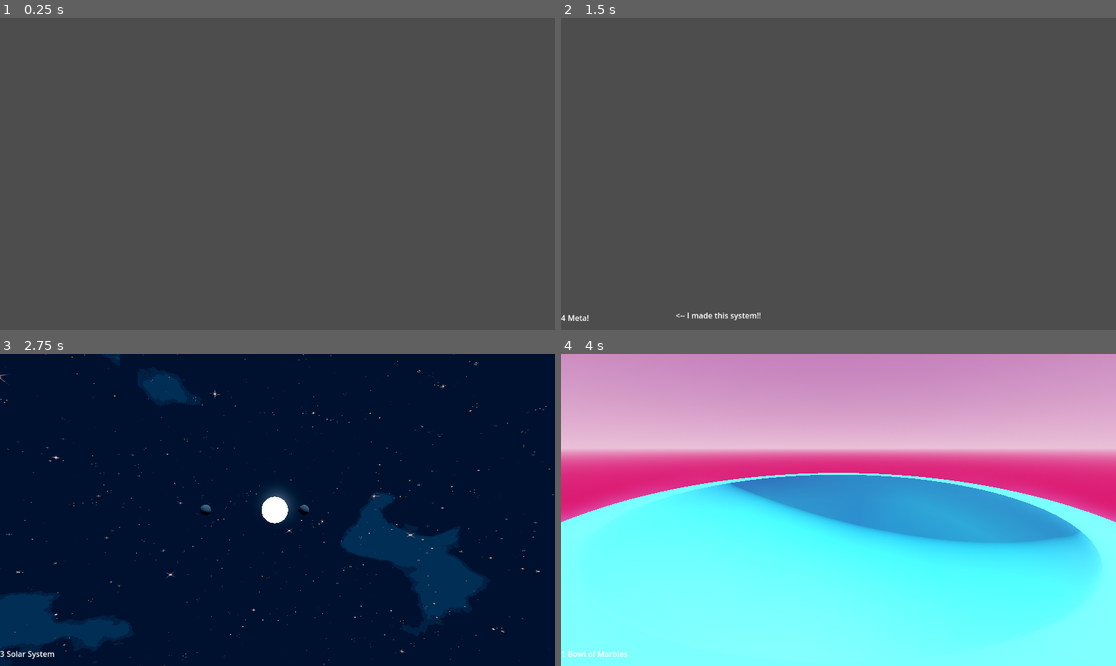
Above: before the commit, frames 1-4 (two rows, left to right).
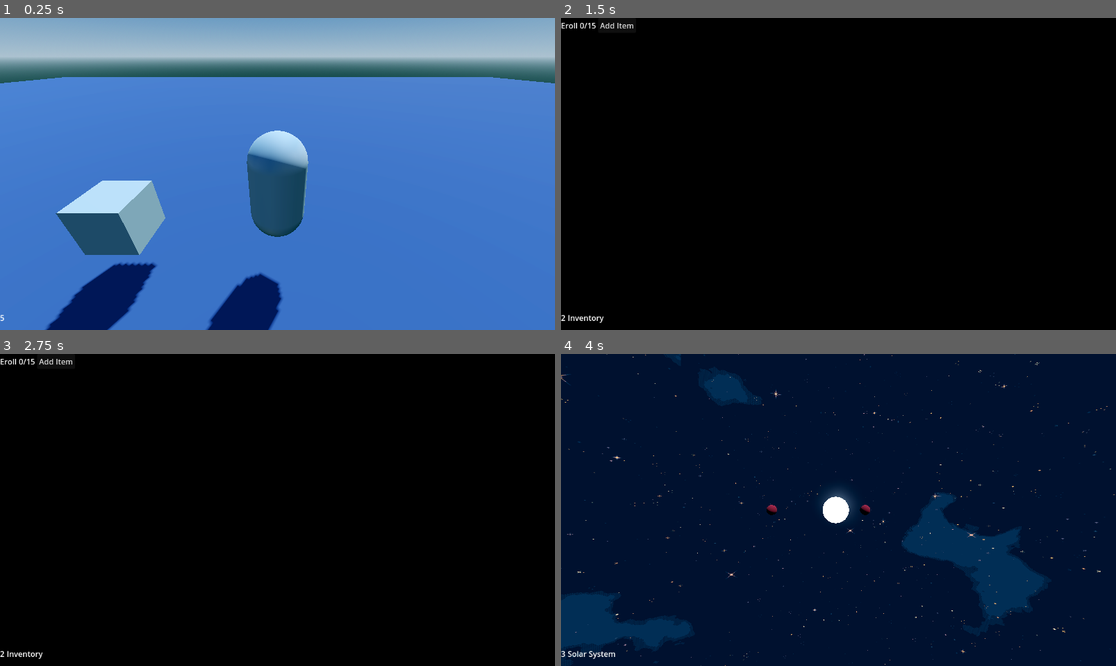
Above: after the commit, the same moments.

Repository: bezark/Daily-Scenes
Game: Godot game, scene res://4/MAIN.tscn
Two runs of this game, one before a commit and one after it. Both use one fixed random seed, a clock stepped at 60 frames per second and the inputs below.
Inputs:
- Up to frame 1 (0.25 s): no input
- Up to frame 2 (1.5 s): tap Enter (ui_accept) at 0.5 s; hold D (right, bound only after the commit) 0.53-1.28 s; hold Enter (ui_accept) 0.53-1.28 s; tap Space (jump, bound only after the commit) at 0.77, 1.07 s; tap Tab (Tab, bound only after the commit) at 0.8, 1.35 s; hold S (back, bound only after the commit) from 1.28 s (still down)
- Up to frame 3 (2.75 s): tap Space (jump, bound only after the commit) at 1.52, 1.82, 2.3 s; tap Shift (sprint, bound only after the commit) at 1.55 s; release S (back, bound only after the commit) at 2.03 s; hold D (right, bound only after the commit) from 2.03 s (still down); hold Shift (sprint, bound only after the commit) from 2.03 s (still down)
- Up to frame 4 (4 s): release D (right, bound only after the commit) at 2.78 s; release Shift (sprint, bound only after the commit) at 2.78 s; hold W (forward, bound only after the commit) 2.78-3.53 s; tap Space (jump, bound only after the commit) at 2.85, 3.02, 3.32, 3.77 s; tap Enter (ui_accept) at 3.05 s; hold A (left, bound only after the commit) from 3.53 s (still down); hold Enter (ui_accept) from 3.53 s (still down); tap Tab (Tab, bound only after the commit) at 3.8 s

The runs differ from the first frame. In frame 1, 100% of the frame differs, in the area x 0-100%, y 0-100%; in frame 2, 100%; in frame 3, 100%; in frame 4, 100%.

Commit message:
5 - sprint

Diff:
--- a/1/1-meta.tres
+++ b/1/1-meta.tres
@@ -5,8 +5,8 @@
 
 [resource]
 script = ExtResource("1_b8ke6")
+number = 1
 title = "Bowl of Marbles"
 scene = ExtResource("1_6rpos")
 description = ""
-number = 1
-scrore = 0
+scrore = 6
--- a/2/2.tres
+++ b/2/2.tres
@@ -5,8 +5,8 @@
 
 [resource]
 script = ExtResource("1_ors4a")
+number = 2
 title = "Inventory"
 scene = ExtResource("1_8vpr5")
 description = ""
-number = 2
-scrore = 0
+scrore = 7
--- a/3/3.tres
+++ b/3/3.tres
@@ -5,8 +5,8 @@
 
 [resource]
 script = ExtResource("1_k4rc7")
+number = 3
 title = "Solar System"
 scene = ExtResource("1_a5c6e")
 description = ""
-number = 3
-scrore = 0
+scrore = 4
--- /dev/null
+++ b/4/100_Days_metadata.gd
@@ -0,0 +1,6 @@
+extends Resource
+
+class_name AllScenesMetadata
+
+@export var current_scene = 0
+@export var Scenes : Array[SceneMetadata] = []
--- a/4/4.tres
+++ b/4/4.tres
@@ -5,8 +5,8 @@
 
 [resource]
 script = ExtResource("1_sl3cl")
+number = 4
 title = "Meta!"
 scene = ExtResource("1_f8jyo")
 description = ""
-number = 4
-scrore = 0
+scrore = 7
--- a/4/MAIN.gd
+++ b/4/MAIN.gd
@@ -1,46 +1,27 @@
 extends Node
 
-@export var scene_resources : Array[SceneMetadata] = []
-@export var current_scene = 1
+@export var scene_resources : AllScenesMetadata
 # Called when the node enters the scene tree for the first time.
 
 @onready var title = $Chiron/Title
 @onready var number = $Chiron/Number
 
 func _ready():
-	print(scene_resources)
-	print(scene_resources.size())
-	#var root = DirAccess.open("res://")
-	#
-	#root.list_dir_begin()
-#
-	#while true:
-			#var file = root.get_next()
-			#if file == "":
-				#break
-			#if root.current_is_dir():
-				#print('folder')
-				#
-			#elif file.ends_with("tres"):
-				##file = file.get_basename()
-				#scene_resources.append(file)
-	#print(scene_resources)
-##
-## Called every frame. 'delta' is the elapsed time since the previous frame.
-#func _process(delta):
-	#pass
+	advance_scene()
 
 func _unhandled_input(event):
-	if event.is_action_pressed("ui_accept"):
-		if current_scene>scene_resources.size()-1:
-			current_scene = 0
-		print(scene_resources[current_scene-1])
-		var next_scene = scene_resources[current_scene-1]
-		current_scene += 1
+	if event.is_action_pressed("Tab"):
+		advance_scene()
 
-		for child in $Scene.get_children():
-			child.queue_free()
-		var loaded_scene = next_scene.scene.instantiate()
-		$Scene.add_child(loaded_scene)
-		title.text = next_scene.title
-		number.text = str(next_scene.number)
+func advance_scene():
+	if scene_resources.current_scene>scene_resources.Scenes.size()-1:
+		scene_resources.current_scene = 0
+	var next_scene = scene_resources.Scenes[scene_resources.current_scene-1]
+	scene_resources.current_scene += 1
+
+	for child in $Scene.get_children():
+		child.queue_free()
+	var loaded_scene = next_scene.scene.instantiate()
+	$Scene.add_child(loaded_scene)
+	title.text = next_scene.title
+	number.text = str(next_scene.number)
--- a/4/MAIN.tscn
+++ b/4/MAIN.tscn
@@ -1,14 +1,11 @@
-[gd_scene load_steps=6 format=3 uid="uid://dcq386bmql0bu"]
+[gd_scene load_steps=3 format=3 uid="uid://dcq386bmql0bu"]
 
 [ext_resource type="Script" path="res://4/MAIN.gd" id="1_0adqr"]
-[ext_resource type="Resource" uid="uid://g85o4651lewi" path="res://1/1-meta.tres" id="2_3lgyi"]
-[ext_resource type="Resource" uid="uid://dex87ipgb3s28" path="res://2/2.tres" id="3_r0r7l"]
-[ext_resource type="Resource" uid="uid://dcliuicahylpb" path="res://3/3.tres" id="4_d4a6u"]
-[ext_resource type="Resource" uid="uid://dt0yf65wc31p1" path="res://4/4.tres" id="5_18c04"]
+[ext_resource type="Resource" uid="uid://dqu2c5077tjrd" path="res://Metadata.tres" id="2_ufl6e"]
 
 [node name="Main" type="Node"]
 script = ExtResource("1_0adqr")
-scene_resources = Array[Resource("res://4/scene_metadata.gd")]([ExtResource("2_3lgyi"), ExtResource("3_r0r7l"), ExtResource("4_d4a6u"), ExtResource("5_18c04")])
+scene_resources = ExtResource("2_ufl6e")
 
 [node name="Scene" type="Node" parent="."]
 
--- a/4/scene_metadata.gd
+++ b/4/scene_metadata.gd
@@ -3,8 +3,8 @@
 
 
 
+@export var number : int
 @export var title : String
 @export var scene : PackedScene
 @export var description : String
-@export var number : int
 @export var scrore : int
--- /dev/null
+++ b/5/DemoLevel.tscn
@@ -0,0 +1,55 @@
+[gd_scene load_steps=6 format=3 uid="uid://cy6pxlmgv2yii"]
+
+[ext_resource type="PackedScene" uid="uid://dbg241kfhtssm" path="res://5/player.tscn" id="1_pvpv8"]
+
+[sub_resource type="ProceduralSkyMaterial" id="ProceduralSkyMaterial_j8hi2"]
+sky_top_color = Color(0.0705882, 0.290196, 0.54902, 1)
+sky_horizon_color = Color(0.534314, 0.62549, 0.689216, 1)
+ground_bottom_color = Color(0.0666667, 0.211765, 0.207843, 1)
+ground_horizon_color = Color(0.534314, 0.62549, 0.689216, 1)
+
+[sub_resource type="Sky" id="Sky_i4j2x"]
+sky_material = SubResource("ProceduralSkyMaterial_j8hi2")
+
+[sub_resource type="Environment" id="Environment_5og4x"]
+background_mode = 2
+sky = SubResource("Sky_i4j2x")
+tonemap_mode = 2
+glow_enabled = true
+
+[sub_resource type="StandardMaterial3D" id="StandardMaterial3D_w23w4"]
+albedo_color = Color(0.172549, 0.25098, 0.384314, 1)
+
+[node name="DemoLevel" type="Node3D"]
+
+[node name="DirectionalLight3D" type="DirectionalLight3D" parent="."]
+transform = Transform3D(-0.866023, -0.433016, 0.250001, 0, 0.499998, 0.866027, -0.500003, 0.749999, -0.43301, 0, 0, 0)
+shadow_enabled = true
+
+[node name="WorldEnvironment" type="WorldEnvironment" parent="."]
+environment = SubResource("Environment_5og4x")
+
+[node name="CSGBox3D" type="CSGBox3D" parent="."]
+transform = Transform3D(100, 0, 0, 0, 1, 0, 0, 0, 100, 0, -2, 0)
+use_collision = true
+material = SubResource("StandardMaterial3D_w23w4")
+
+[node name="Player" parent="." instance=ExtResource("1_pvpv8")]
+
+[node name="Things" type="Node3D" parent="."]
+
+[node name="CSGBox3D2" type="CSGBox3D" parent="Things"]
+transform = Transform3D(1, 0, 0, 0, 1, 0, 0, 0, 1, -3.04719, 0, 0)
+use_collision = true
+
+[node name="CSGBox3D3" type="CSGBox3D" parent="Things"]
+transform = Transform3D(1, 0, 0, 0, 1, 0, 0, 0, 1, -3.04719, 0, 5)
+use_collision = true
+
+[node name="CSGBox3D4" type="CSGBox3D" parent="Things"]
+transform = Transform3D(1, 0, 0, 0, 1, 0, 0, 0, 1, 6.95281, 0, 5)
+use_collision = true
+
+[node name="CSGBox3D5" type="CSGBox3D" parent="Things"]
+transform = Transform3D(1, 0, 0, 0, 1, 0, 0, 0, 1, 6.95281, 0, 12)
+use_collision = true
--- /dev/null
+++ b/5/player.gd
@@ -0,0 +1,48 @@
+extends CharacterBody3D
+
+
+var SPEED = 5.0
+const JUMP_VELOCITY = 4.5
+@export var base_speed = 5.0
+@export var max_speed = 20.
+@export var sprint_duration = 5.
+# Get the gravity from the project settings to be synced with RigidBody nodes.
+var gravity = ProjectSettings.get_setting("physics/3d/default_gravity")
+var sprint_tween = null
+func _ready():
+	SPEED = base_speed
+
+
+func _physics_process(delta):
+	# Add the gravity.
+	if not is_on_floor():
+		velocity.y -= gravity * delta
+
+	# Handle jump.
+	if Input.is_action_just_pressed("jump") and is_on_floor():
+		velocity.y = JUMP_VELOCITY
+
+
+	var input_dir = Input.get_vector("left", "right", "forward", "back")
+	var direction = (transform.basis * Vector3(input_dir.x, 0, input_dir.y)).normalized()
+
+	if direction:
+		velocity.x = direction.x * SPEED
+		velocity.z = direction.z * SPEED
+	else:
+		velocity.x = move_toward(velocity.x, 0, SPEED)
+		velocity.z = move_toward(velocity.z, 0, SPEED)
+
+	move_and_slide()
+
+func _unhandled_input(event):
+	if event.is_action_pressed("sprint"):
+
+		sprint_tween = get_tree().create_tween()
+		sprint_tween.tween_property(self, "SPEED", max_speed, 1. )
+		sprint_tween.tween_interval(sprint_duration)
+		sprint_tween.tween_property(self, "SPEED", base_speed, 1. )
+	if event.is_action_released("sprint"):
+		sprint_tween.kill()
+		sprint_tween = get_tree().create_tween()
+		sprint_tween.tween_property(self, "SPEED", base_speed, 1. )
--- /dev/null
+++ b/5/player.tscn
@@ -0,0 +1,20 @@
+[gd_scene load_steps=4 format=3 uid="uid://dbg241kfhtssm"]
+
+[ext_resource type="Script" path="res://5/player.gd" id="1_r470a"]
+
+[sub_resource type="CapsuleMesh" id="CapsuleMesh_gcslx"]
+
+[sub_resource type="CapsuleShape3D" id="CapsuleShape3D_8pxrc"]
+
+[node name="Player" type="CharacterBody3D"]
+transform = Transform3D(1, 0, 0, 0, 1, 0, 0, 0, 1, 0, 1, 0)
+script = ExtResource("1_r470a")
+
+[node name="MeshInstance3D" type="MeshInstance3D" parent="."]
+mesh = SubResource("CapsuleMesh_gcslx")
+
+[node name="CollisionShape3D" type="CollisionShape3D" parent="."]
+shape = SubResource("CapsuleShape3D_8pxrc")
+
+[node name="Camera3D" type="Camera3D" parent="."]
+transform = Transform3D(1, 0, 0, 0, 0.866025, 0.5, 0, -0.5, 0.866025, 0, 2, 3)
--- /dev/null
+++ b/Metadata.tres
@@ -0,0 +1,22 @@
+[gd_resource type="Resource" script_class="AllScenesMetadata" load_steps=9 format=3 uid="uid://dqu2c5077tjrd"]
+
+[ext_resource type="Resource" uid="uid://g85o4651lewi" path="res://1/1-meta.tres" id="1_75eil"]
+[ext_resource type="Script" path="res://4/100_Days_metadata.gd" id="1_l57a4"]
+[ext_resource type="Resource" uid="uid://dex87ipgb3s28" path="res://2/2.tres" id="2_6v88v"]
+[ext_resource type="Resource" uid="uid://dcliuicahylpb" path="res://3/3.tres" id="3_bmdn8"]
+[ext_resource type="Resource" uid="uid://dt0yf65wc31p1" path="res://4/4.tres" id="4_lmckv"]
+[ext_resource type="Script" path="res://4/scene_metadata.gd" id="5_eovd7"]
+[ext_resource type="PackedScene" uid="uid://cy6pxlmgv2yii" path="res://5/DemoLevel.tscn" id="5_h4gxa"]
+
+[sub_resource type="Resource" id="Resource_s55qg"]
+script = ExtResource("5_eovd7")
+number = 5
+title = ""
+scene = ExtResource("5_h4gxa")
+description = ""
+scrore = 0
+
+[resource]
+script = ExtResource("1_l57a4")
+current_scene = 0
+Scenes = Array[ExtResource("5_eovd7")]([ExtResource("1_75eil"), ExtResource("2_6v88v"), ExtResource("3_bmdn8"), ExtResource("4_lmckv"), SubResource("Resource_s55qg")])
--- a/project.godot
+++ b/project.godot
@@ -14,3 +14,41 @@
 run/main_scene="res://4/MAIN.tscn"
 config/features=PackedStringArray("4.2", "Forward Plus")
 config/icon="res://icon.svg"
+
+[input]
+
+Tab={
+"deadzone": 0.5,
+"events": [Object(InputEventKey,"resource_local_to_scene":false,"resource_name":"","device":-1,"window_id":0,"alt_pressed":false,"shift_pressed":false,"ctrl_pressed":false,"meta_pressed":false,"pressed":false,"keycode":0,"physical_keycode":4194306,"key_label":0,"unicode":0,"echo":false,"script":null)
+]
+}
+forward={
+"deadzone": 0.5,
+"events": [Object(InputEventKey,"resource_local_to_scene":false,"resource_name":"","device":-1,"window_id":0,"alt_pressed":false,"shift_pressed":false,"ctrl_pressed":false,"meta_pressed":false,"pressed":false,"keycode":0,"physical_keycode":87,"key_label":0,"unicode":119,"echo":false,"script":null)
+]
+}
+back={
+"deadzone": 0.5,
+"events": [Object(InputEventKey,"resource_local_to_scene":false,"resource_name":"","device":-1,"window_id":0,"alt_pressed":false,"shift_pressed":false,"ctrl_pressed":false,"meta_pressed":false,"pressed":false,"keycode":0,"physical_keycode":83,"key_label":0,"unicode":115,"echo":false,"script":null)
+]
+}
+left={
+"deadzone": 0.5,
+"events": [Object(InputEventKey,"resource_local_to_scene":false,"resource_name":"","device":-1,"window_id":0,"alt_pressed":false,"shift_pressed":false,"ctrl_pressed":false,"meta_pressed":false,"pressed":false,"keycode":0,"physical_keycode":65,"key_label":0,"unicode":97,"echo":false,"script":null)
+]
+}
+right={
+"deadzone": 0.5,
+"events": [Object(InputEventKey,"resource_local_to_scene":false,"resource_name":"","device":-1,"window_id":0,"alt_pressed":false,"shift_pressed":false,"ctrl_pressed":false,"meta_pressed":false,"pressed":false,"keycode":0,"physical_keycode":68,"key_label":0,"unicode":100,"echo":false,"script":null)
+]
+}
+jump={
+"deadzone": 0.5,
+"events": [Object(InputEventKey,"resource_local_to_scene":false,"resource_name":"","device":-1,"window_id":0,"alt_pressed":false,"shift_pressed":false,"ctrl_pressed":false,"meta_pressed":false,"pressed":false,"keycode":0,"physical_keycode":32,"key_label":0,"unicode":32,"echo":false,"script":null)
+]
+}
+sprint={
+"deadzone": 0.5,
+"events": [Object(InputEventKey,"resource_local_to_scene":false,"resource_name":"","device":-1,"window_id":0,"alt_pressed":false,"shift_pressed":false,"ctrl_pressed":false,"meta_pressed":false,"pressed":false,"keycode":0,"physical_keycode":4194325,"key_label":0,"unicode":0,"echo":false,"script":null)
+]
+}
